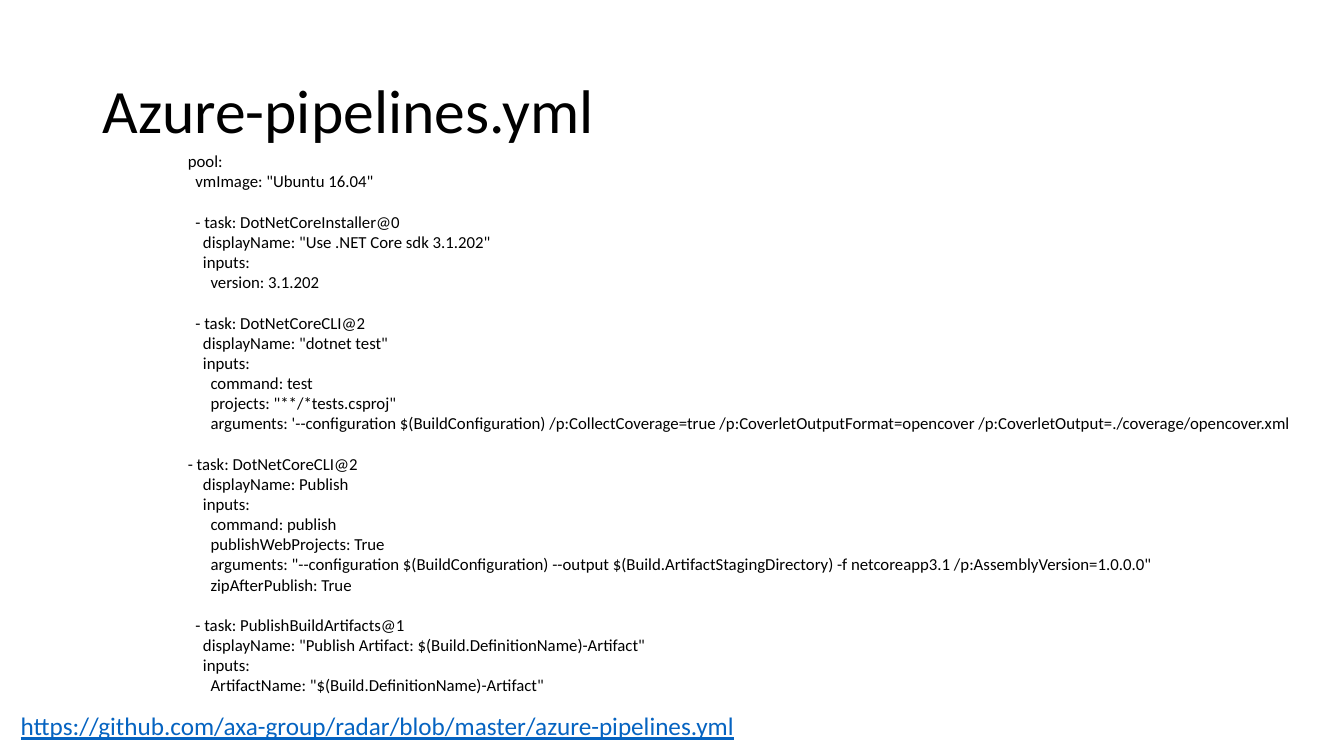
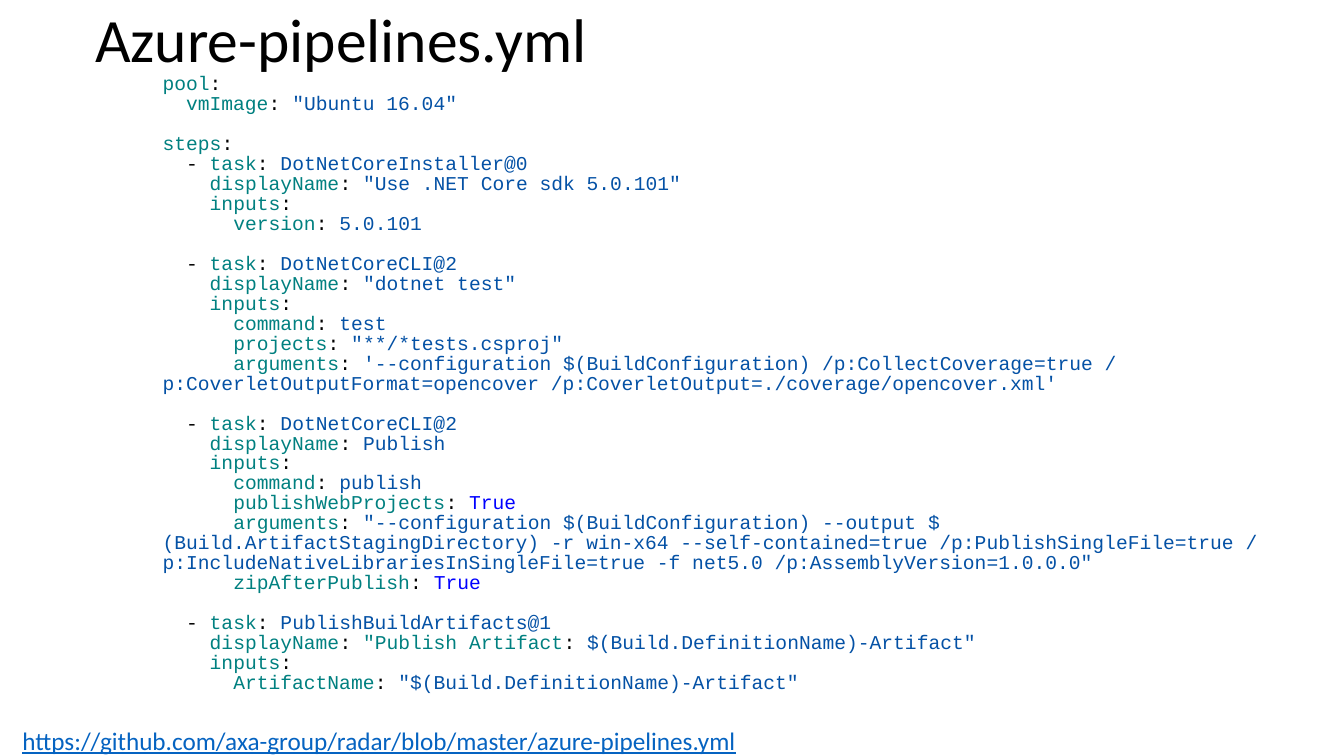
Before and after one commit to guillaume-chervet/course.dotnet, a slide deck: slide 104 of documentations/dotnet.pptx. Drawn at 1344x756 pixels with LibreOffice and Linux fonts; fonts in the diff are those of the drawing. Boxes give left, top, right and bottom in pixels: in the first picture for what was removed or moved away, otherwise in the second. Text is boxed around its words. In the diff, an @@ line names an element or a change of style, - is before the commit and + after.

Commit message:
update

```diff
--- a/documentations/dotnet.pptx
+++ b/documentations/dotnet.pptx
@@ title "Azure-pipelines.yml" rewrapped from [102, 90, 593, 143] to [95, 19, 586, 77] @@
@@ text "pool:": place and size @@
-text "pool:" at [188, 155, 1289, 693]
+text "pool:" at [163, 76, 1233, 693]
@@ text at [163, 76, 975, 693]: size 12 to 14 pt, font Calibri to Courier New in "pool:", "vmImage: "Ubuntu 16.04"", "- task: DotNetCoreInstaller@0", "inputs:" and 15 more places; text colour #000000 to #008080 in "pool:", "vmImage:", "task:", "inputs:" and 15 more places; text colour #000000 to #0451A5 in ""Ubuntu 16.04"", "DotNetCoreInstaller@0", "DotNetCoreCLI@2", ""dotnet test"" and 8 more places; text colour #000000 to #0000FF in "True", "True"; line spacing 1 to 14.2pt @@
@@ text at [163, 137, 234, 154]: paragraph added @@
+steps:
@@ text at [210, 176, 681, 196]: text changed; size 12 to 14 pt; font Calibri to Courier New; text colour #000000 to #0451A5 @@
-displayName: "Use .NET Core sdk 3.1.202"
+displayName: "Use .NET Core sdk 5.0.101"
@@ text at [233, 216, 421, 231]: text changed; size 12 to 14 pt; font Calibri to Courier New; text colour #000000 to #008080 @@
-version: 3.1.202
+version: 5.0.101
@@ text at [163, 356, 1093, 394]: text changed; size 12 to 14 pt; font Calibri to Courier New; text colour #000000 to #0451A5 @@
-arguments: '--configuration $(BuildConfiguration) /p:CollectCoverage=true /p:CoverletOutputFormat=opencover /p:CoverletOutput=./coverage/opencover.xml
+arguments: '--configuration $(BuildConfiguration) /p:CollectCoverage=true /p:CoverletOutputFormat=opencover /p:CoverletOutput=./coverage/opencover.xml'
@@ text at [163, 516, 1233, 575]: text changed; size 12 to 14 pt; font Calibri to Courier New; text colour #000000 to #0451A5 @@
-arguments: "--configuration $(BuildConfiguration) --output $(Build.ArtifactStagingDirectory) -f netcoreapp3.1 /p:AssemblyVersion=1.0.0.0"
+arguments: "--configuration $(BuildConfiguration) --output $(Build.ArtifactStagingDirectory) -r win-x64 --self-contained=true /p:PublishSingleFile=true /p:IncludeNativeLibrariesInSingleFile=true -f net5.0 /p:AssemblyVersion=1.0.0.0"
@@ text "https://github.com/axa-group/radar/blob/master/azure-pipelin ...": place and size @@
-text "https://github.com/axa-group/radar/blob/master/azure-pipelin ..." at [21, 717, 734, 740]
+text "https://github.com/axa-group/radar/blob/master/azure-pipelin ..." at [22, 732, 735, 755]
```
Also in this commit, not shown: 3 other slides changed.
